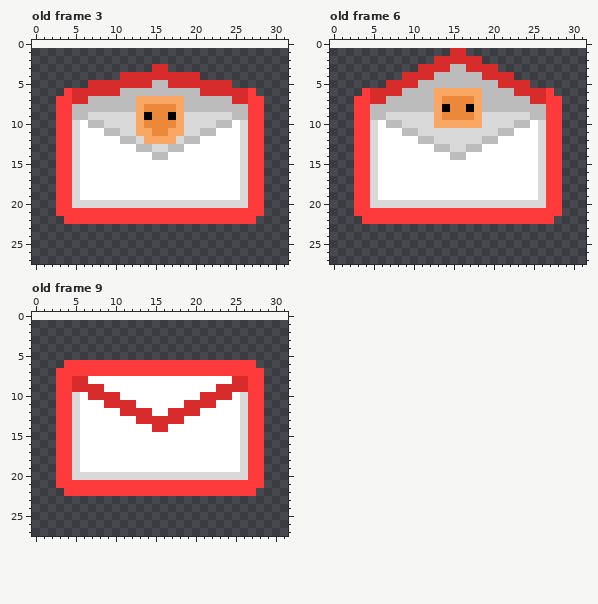
File history of a animated GIF sprite, Images/gmail.gif. The first picture shows the starting point.
The file is 480x480 pixels, drawn in blocks of 15x15; one block is one cell here. Shown: old frame 3, old frame 6, old frame 9. The old version is drawn lined up with the new one, on the new canvas. The commit also changed other frames, which this record leaves out.
After the commit:
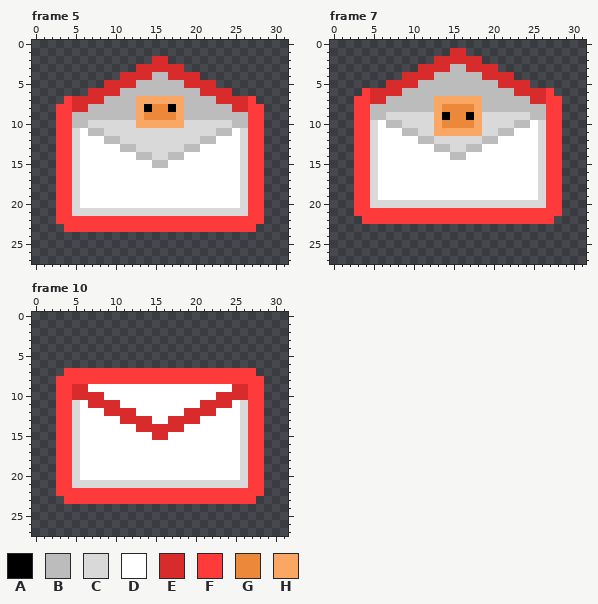
Palette (. is transparent): A #000000  B #bdbcbc  C #d9d9d9  D #ffffff  E #d82b2b  F #ff3a3a  G #ec8839  H #fba764
A new or re-ordered frame is compared with the old frame closest to it.
Difference:
canvas 32x32 -> 32x28, the old top-left corner now at 0,1 (the part of the old canvas that was cut away was empty and is not shown)
frames 9 -> 10
Frame 5 is new; against old frame 3:
y 2: x 15..16 .. -> EE
y 3: x 13..14 .. -> EE; x 17..18 .. -> EE
y 4: x 15..16 EE -> BB
y 5: x 7..8 EE -> ..; x 13..14 EE -> BB; x 17..18 EE -> BB; x 23..24 EE -> ..
y 6: x 4..6 FEE -> ...; x 25..27 EEF -> ...
y 7: x 3 F -> .; x 7..8 BB -> EE; x 23..24 BB -> EE; x 28 F -> .
y 8: x 5..6 BB -> EE; x 14 G -> A; x 17 G -> A; x 25..26 BB -> EE
y 9: x 7..12 CCCCCC -> BBBBBB; x 14 A -> G; x 17 A -> G; x 19..24 CCCCCC -> BBBBBB
y 10: x 5..8 CDBB -> BBCC; x 14..17 GGGG -> HHHH; x 23..26 BBDC -> CCBB
y 11: x 7..10 DDBB -> BBCC; x 13..18 HHGGHH -> CCCCCC; x 21..24 BBDD -> CCBB
y 12: x 9..12 DDBB -> BBCC; x 14..17 HHHH -> CCCC; x 19..22 BBDD -> CCBB
y 13: x 11..14 DDBB -> BBCC; x 17..20 BBDD -> CCBB
y 14: x 13..18 DDBBDD -> BBCCBB
y 15: x 15..16 DD -> BB
y 20: x 6..25 CCCCCCCCCCCCCCCCCCCC -> DDDDDDDDDDDDDDDDDDDD
y 21: x 5..26 FFFFFFFFFFFFFFFFFFFFFF -> CCCCCCCCCCCCCCCCCCCCCC
y 22: x 3 . -> F; x 28 . -> F
y 23: x 4..27 ........................ -> FFFFFFFFFFFFFFFFFFFFFFFF
Frame 7 against old frame 6:
y 6: x 13..18 HHHHHH -> BBBBBB
y 7: x 14..17 GGGG -> HHHH
y 8: x 14 A -> G; x 17 A -> G
y 9: x 14 G -> A; x 17 G -> A
y 10: x 14..17 HHHH -> GGGG
y 11: x 13..18 CCCCCC -> HHHHHH
Frame 10 against old frame 9:
y 6: x 4..27 FFFFFFFFFFFFFFFFFFFFFFFF -> ........................
y 7: x 3 F -> .; x 28 F -> .
y 8: x 5..26 EEDDDDDDDDDDDDDDDDDDEE -> FFFFFFFFFFFFFFFFFFFFFF
y 9: x 7..8 EE -> DD; x 23..24 EE -> DD
y 10: x 5..6 CD -> EE; x 9..10 EE -> DD; x 21..22 EE -> DD; x 25..26 DC -> EE
y 11: x 7..8 DD -> EE; x 11..12 EE -> DD; x 19..20 EE -> DD; x 23..24 DD -> EE
y 12: x 9..10 DD -> EE; x 13..14 EE -> DD; x 17..18 EE -> DD; x 21..22 DD -> EE
y 13: x 11..12 DD -> EE; x 15..16 EE -> DD; x 19..20 DD -> EE
y 14: x 13..14 DD -> EE; x 17..18 DD -> EE
y 15: x 15..16 DD -> EE
y 20: x 6..25 CCCCCCCCCCCCCCCCCCCC -> DDDDDDDDDDDDDDDDDDDD
y 21: x 5..26 FFFFFFFFFFFFFFFFFFFFFF -> CCCCCCCCCCCCCCCCCCCCCC
y 22: x 3 . -> F; x 28 . -> F
y 23: x 4..27 ........................ -> FFFFFFFFFFFFFFFFFFFFFFFF
